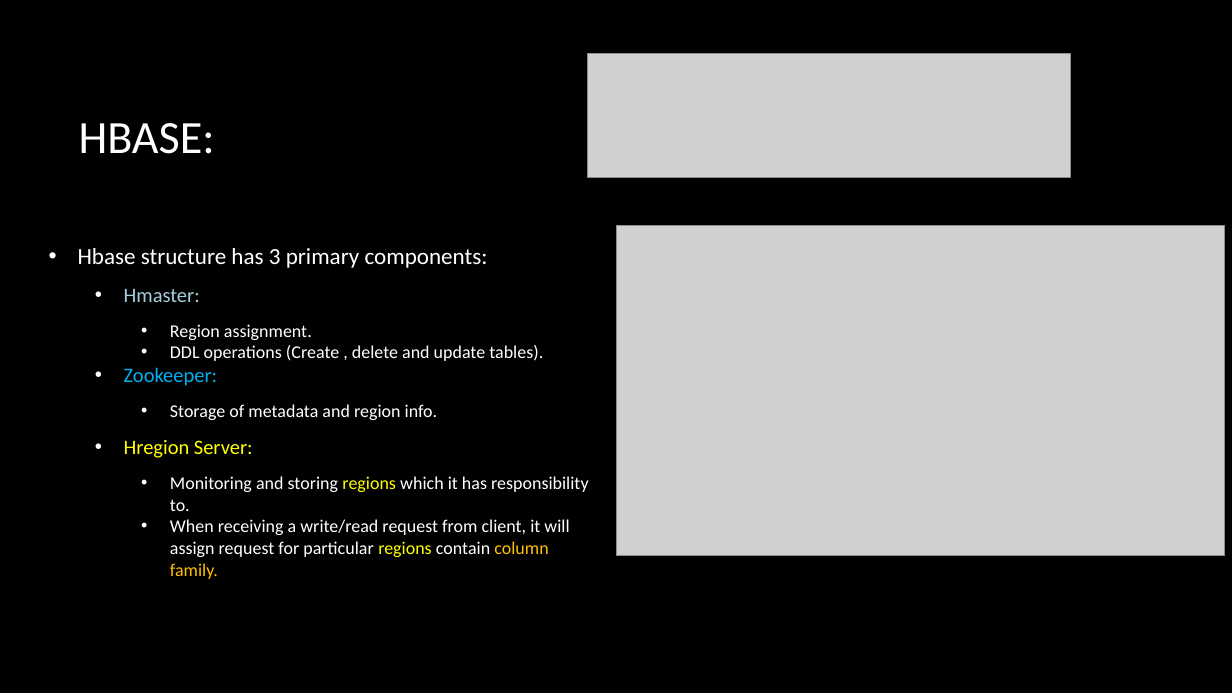
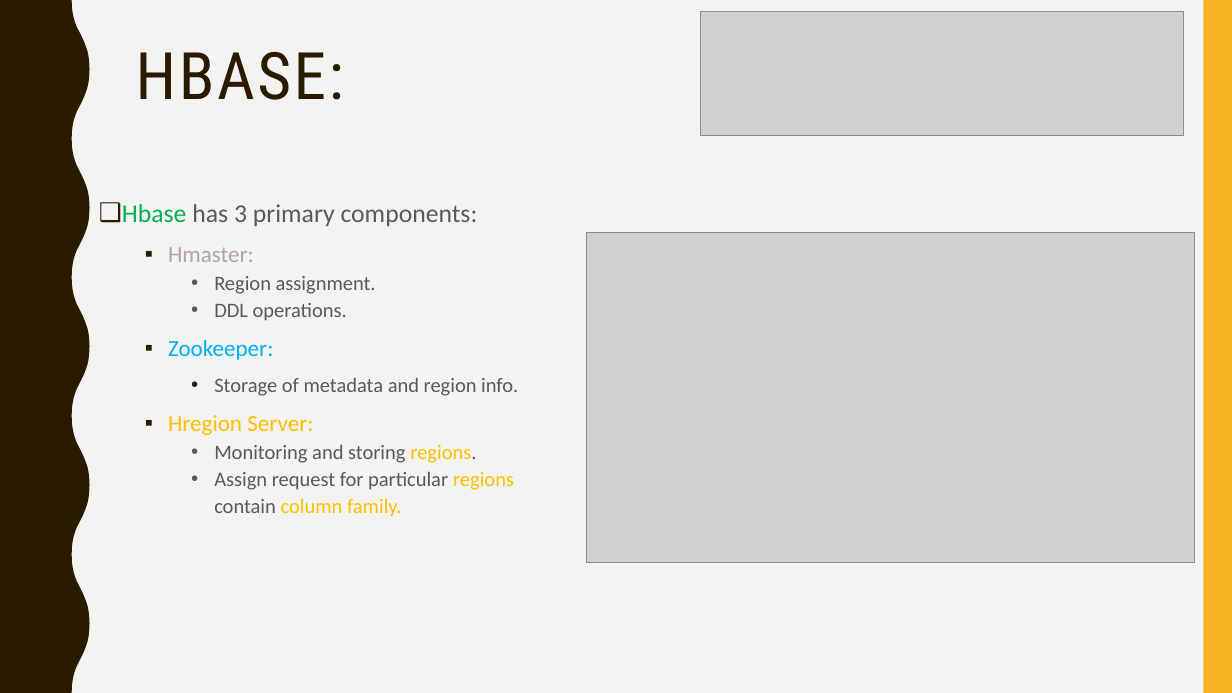
Before and after one commit to fnaticTrucMinh/UIT_AEP_BigDataRESEARCH, a slide deck: slide 12 of Presentation/Ecosystem of Hadoop.pptx (slide 11 before the commit). Drawn at 1232x693 pixels with LibreOffice and Linux fonts; fonts in the diff are those of the drawing; grey boxes stand for pictures; background and template pictures are left out. Boxes give left, top, right and bottom in pixels: in the first picture for what was removed or moved away, otherwise in the second. Text is boxed around its words. In the diff, an @@ line names an element or a change of style, - is before the commit and + after.

```diff
--- a/Presentation/Ecosystem of Hadoop.pptx
+++ b/Presentation/Ecosystem of Hadoop.pptx
@@ background picture (left out) to #F3F3F2 @@
@@ freeform shape added at (0,0,90,693), fill #2A1A00 @@
@@ picture: place and size @@
-picture at (588,54,1070,177)
+picture at (701,12,1183,135)
@@ rectangle added at (1203,0,1232,693), fill #F8B323 @@
@@ title "HBASE:": place and size @@
-title "HBASE:" at (79,123,215,154)
+title "HBASE:" at (136,52,344,100)
@@ title "HBASE:" at (136,52,344,100): size 36 to 51 pt, font Calibri to Roboto Condensed, text colour #FFFFFF to #2A1A00, letter spacing 0 to 2 pt; line spacing 1 to 0.9; vertical alignment middle to top @@
@@ text "Hbase has 3 primary components:": place and size @@
-text "Hbase has 3 primary components:" at (78,248,589,579)
+text "Hbase has 3 primary components:" at (122,204,518,517)
@@ text "Hbase has 3 primary components:" at (122,204,518,517): vertical alignment middle to top @@
@@ text at (122,204,478,226): text changed; size 18 to 20 pt; text colour #FFFFFF to #595959 @@
-• Hbase structure has 3 primary components:
+❑ Hbase has 3 primary components:
@@ picture: place and size @@
-picture at (616,226,1225,555)
+picture at (587,232,1195,562)
@@ text at (168,247,518,435): size 16 to 18 pt in "Hmaster:", "Zookeeper:", "Hregion Server:"; text colour #A6CEDE to #B69FAD in "Hmaster:"; size 14 to 16 pt, text colour #FFFFFF to #595959 in "Region assignment.", "Storage of metadata and region info."; text colour #FFFF00 to #FFC000 in "Hregion Server:"; bullet • to ▪; line spacing 1 to 1.1; less space between paragraphs; bullet colour #FFFFFF to #2A1A00; indent changed @@
@@ text at (214,303,347,321): text changed; size 14 to 16 pt; text colour #FFFFFF to #595959 @@
-    • DDL operations (Create , delete and update tables).
+    • DDL operations.
@@ text at (214,445,514,517): text changed; size 14 to 16 pt; text colour #FFFFFF to #595959 @@
-    • Monitoring and storing regions which it has responsibility to.
-    • When receiving a write/read request from client, it will assign request for particular regions contain column family.
+    • Monitoring and storing regions.
+    • Assign request for particular regions contain column family.
```
Also in this commit, not shown: 12 other slides changed, 18 slides added, 3 slides removed.
